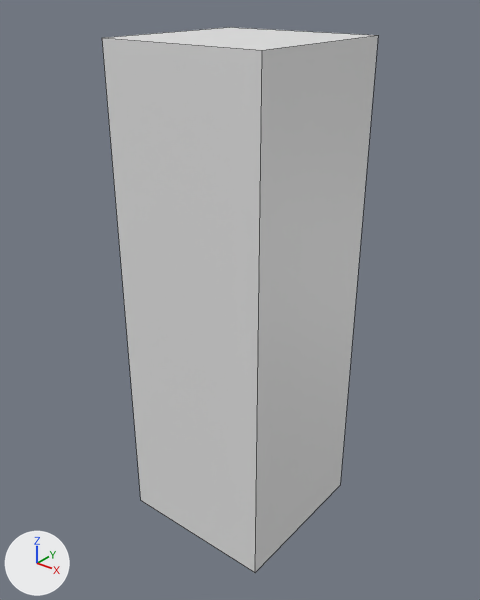
Renders of the OBJ model main/resources/assets/totemic/models/totemicStaff.obj from each side of a commit.
Camera for both pictures: a 50 mm camera at (2.26, -2.85, 1.77) aimed at (-0.01, -0.01, 0.01). Arrows for +X, +Y and +Z are at lower left; the lights stay in place. Mesh edges are drawn as thin lines. Where no turn or scale is listed for an object, it has been applied to the vertices.

The first picture shows 'totemicStaff'.
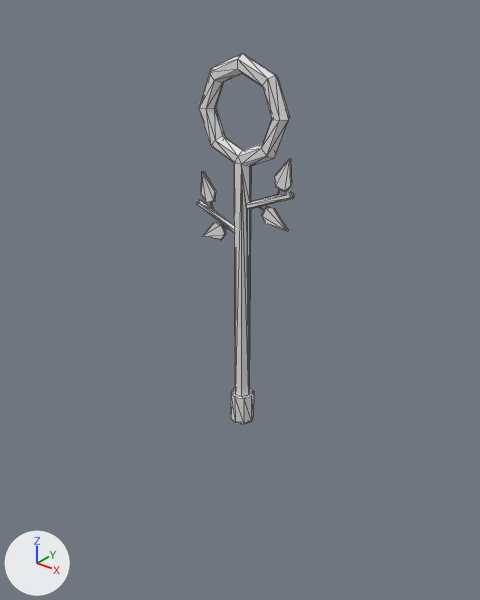
Commit message: Totemic Staff implemented

What differs and where, as boxes [x1, y1, x2, y2] in the pictures (480 x 600 px):
'totemicStaff', reshaped (65% narrower, 32% shorter)
    before: [102, 27, 378, 572]
    after: [197, 53, 294, 424]
part 1 of me_totemicstaff, deleted
    before: [102, 27, 378, 572]
part 2 of me_totemicstaff, built on
    after: [197, 53, 294, 424]

The change, as a list of edits to the scene's bpy script:
```text
Change me_totemicstaff:
    used by ob_totemicstaff; location = (0.0, 0.0, 0.0)
    remove me_totemicstaff.from_pydata(...)  # 217 vertices, 162 faces; spans x -0.5..0.5, y -0.5..0.5, z -1.5..1.5
    add me_totemicstaff.from_pydata(...)  # 199 vertices, 398 faces; spans x -0.34..0.34, y -0.08..0.07, z -0.88..1.42
    me_totemicstaff part 1: the loose piece of 8 vertices spanning x -0.5..0.5, y -0.5..0.5, z -1.5..1.5 is deleted
    me_totemicstaff part 2
    125 faces are deleted
    374 new faces join them
```
